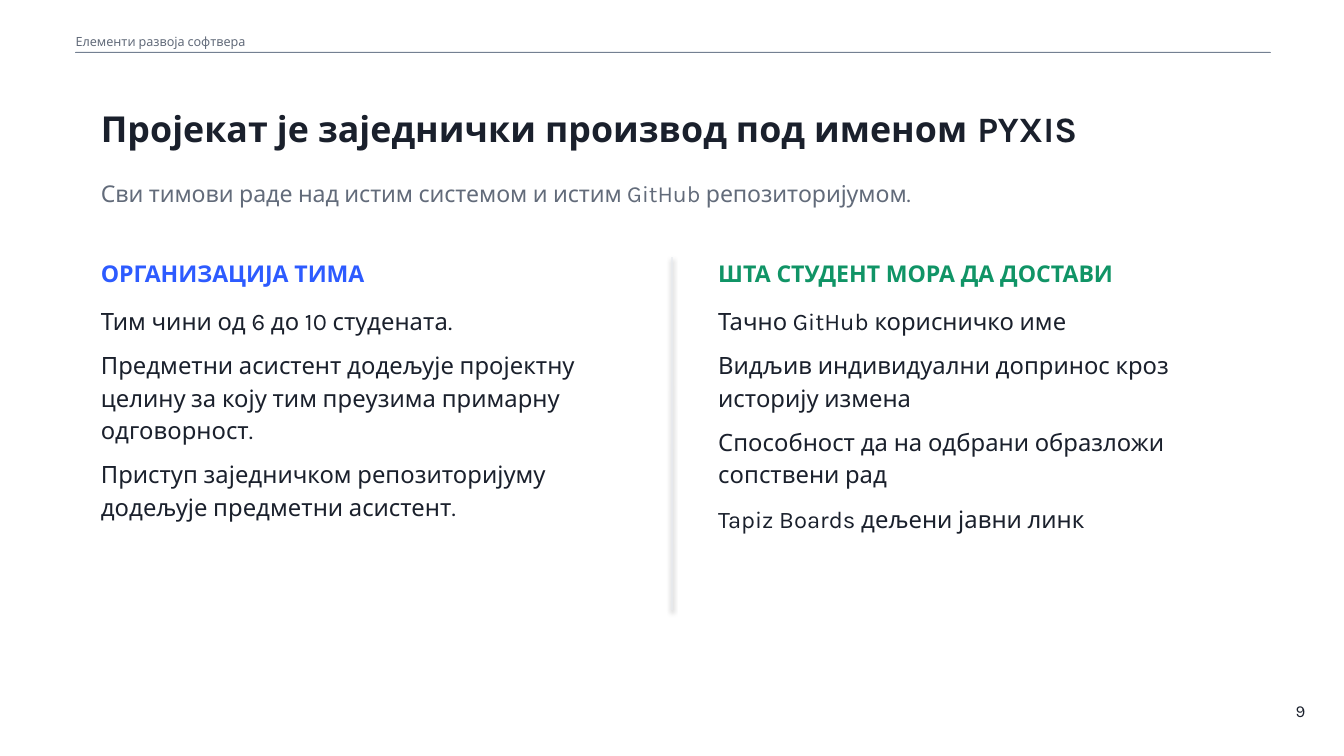
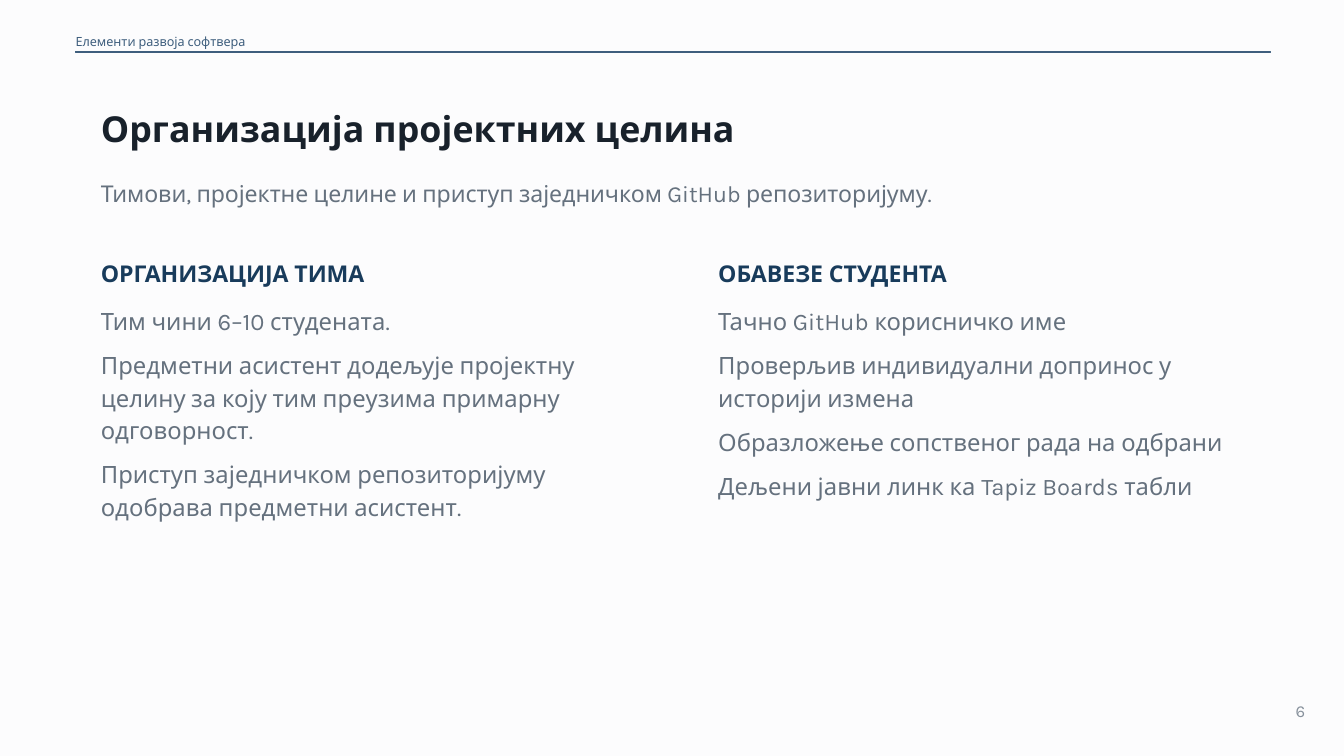
Before and after one commit to owlCoder/ftn-nastavni-materijali, a slide deck: slide 6 of 01 Elementi Razvoja Softvera/02 Prezentacije/PPTX/00_Osnovne_informacije.pptx (slide 9 before the commit). Drawn at 1344x756 pixels with LibreOffice and Linux fonts; fonts in the diff are those of the drawing. Boxes give left, top, right and bottom in pixels: in the first picture for what was removed or moved away, otherwise in the second. Text is boxed around its words. In the diff, an @@ line names an element or a change of style, - is before the commit and + after.

Commit message:
Update ERS navy theme and OIB presentation materials

```diff
--- a/01 Elementi Razvoja Softvera/02 Prezentacije/PPTX/00_Osnovne_informacije.pptx
+++ b/01 Elementi Razvoja Softvera/02 Prezentacije/PPTX/00_Osnovne_informacije.pptx
@@ background #FFFFFF to #FCFCFD @@
@@ text "Елементи развоја софтвера" at [76, 36, 246, 49]: text colour #626B7A to #3E5E7D @@
@@ rectangle at [76, 52, 1270, 53]: fill #748092 to #3E5E7D; outline #748092 0.3 pt to #3E5E7D 0.75 pt @@
@@ text at [101, 115, 735, 151]: text changed; text colour #1A202C to #18212B @@
-Пројекат је заједнички производ под именом PYXIS
+Организација пројектних целина
@@ text at [101, 185, 927, 208]: text changed; text colour #626B7A to #65717E @@
-Сви тимови раде над истим системом и истим GitHub репозиторијумом.
+Тимови, пројектне целине и приступ заједничком GitHub репозиторијуму.
@@ text "ОРГАНИЗАЦИЈА ТИМА" at [101, 265, 364, 287]: text colour #2D5BFF to #183B5B @@
@@ line removed from (673, 257) to (673, 610) @@
@@ text at [718, 265, 947, 287]: text changed; text colour #109466 to #183B5B @@
-ШТА СТУДЕНТ МОРА ДА ДОСТАВИ
+ОБАВЕЗЕ СТУДЕНТА
@@ text at [101, 313, 385, 336]: text changed; text colour #1A202C to #65717E @@
-Тим чини од 6 до 10 студената.
+Тим чини 6–10 студената.
@@ text at [718, 313, 1067, 336]: text colour #1A202C to #65717E in "Тачно GitHub корисничко име" @@
@@ text at [101, 356, 575, 445]: text colour #1A202C to #65717E in "Предметни асистент додељује пројектну целину за коју ..." @@
@@ text at [718, 357, 1192, 501]: text changed; text colour #1A202C to #65717E @@
-Видљив индивидуални допринос кроз историју измена
-Способност да на одбрани образложи сопствени рад
-Tapiz Boards дељени јавни линк
+Проверљив индивидуални допринос у историји измена
+Образложење сопственог рада на одбрани
+Дељени јавни линк ка Tapiz Boards табли
@@ text at [101, 465, 545, 522]: text changed; text colour #1A202C to #65717E @@
-Приступ заједничком репозиторијуму додељује предметни асистент.
+Приступ заједничком репозиторијуму одобрава предметни асистент.
@@ text at [1296, 706, 1306, 717]: text changed; text colour #1A202C to #87919C @@
-9
+6
```
Also in this commit, not shown: 6 other slides changed, 6 slides added, 7 slides removed, 36 other files.
